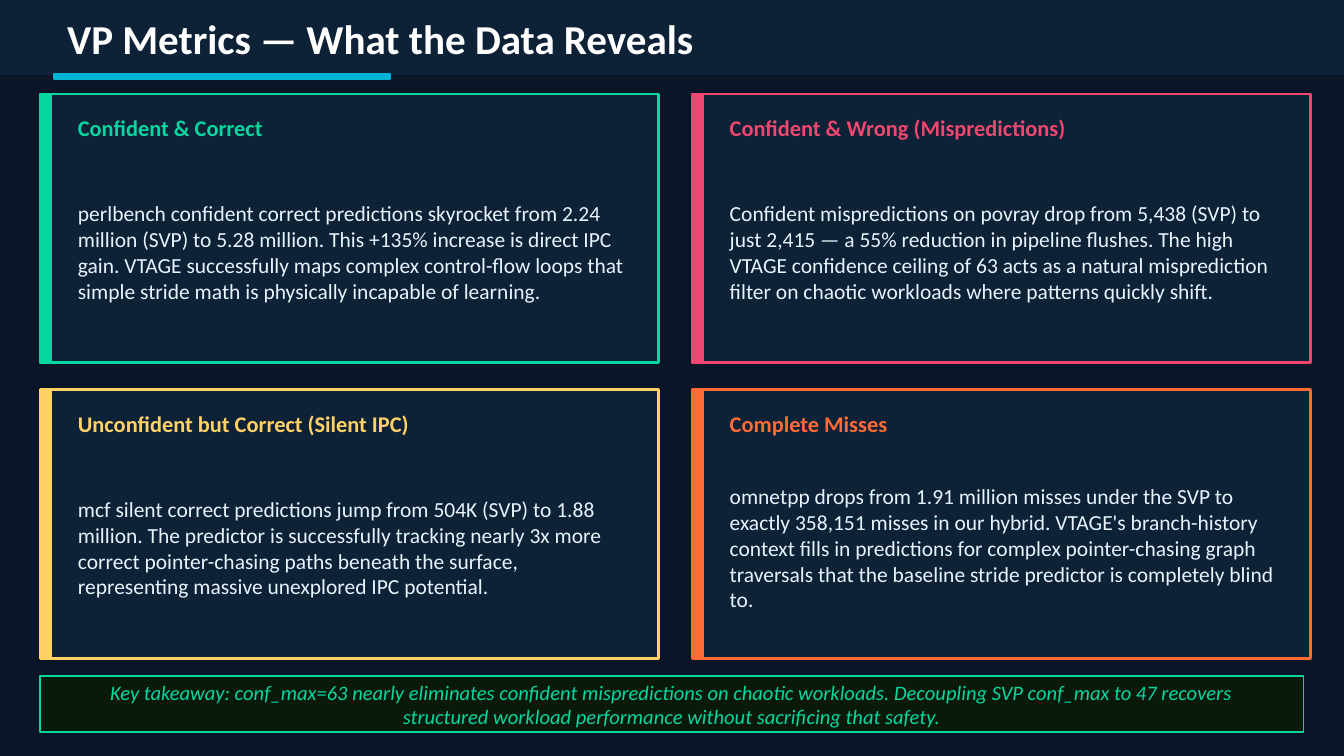
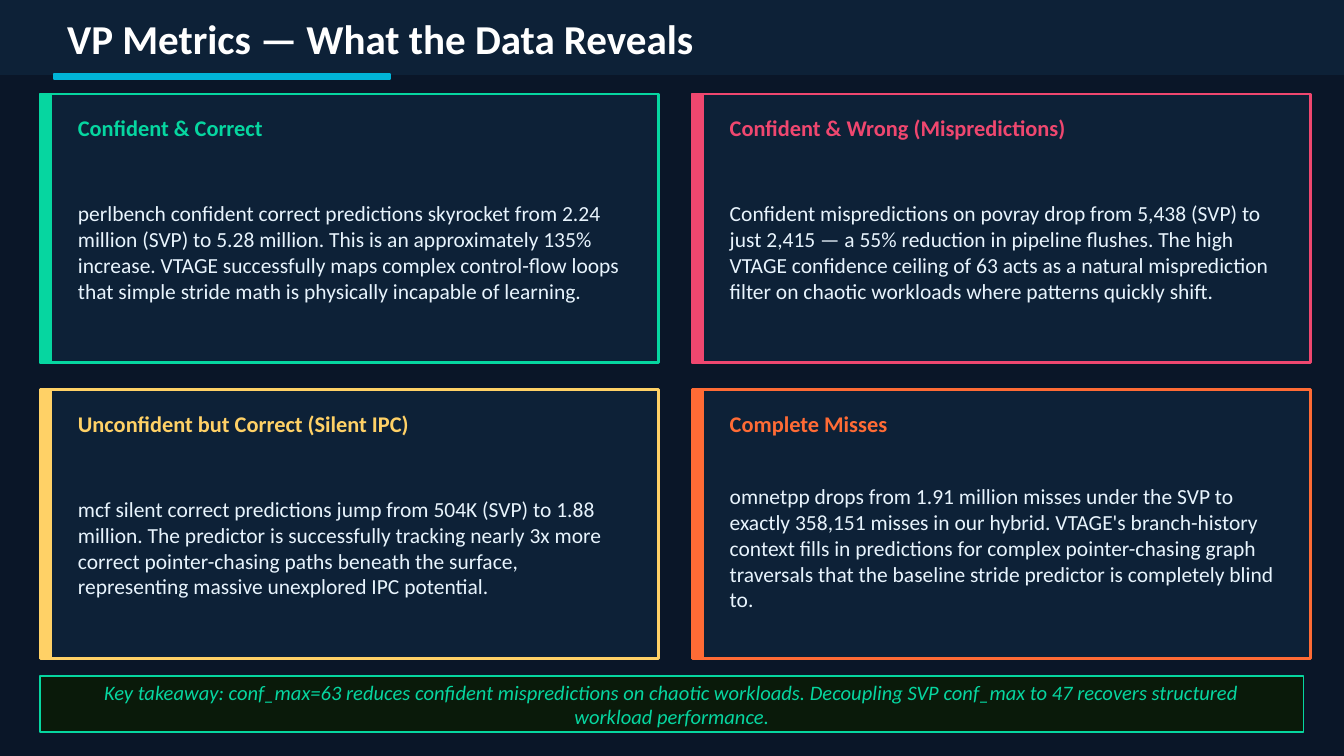
Before and after one commit to atshah29/aadesh-portfolio, a slide deck: slide 10 of public/assets/value-predictor-slides.pptx. Drawn at 1344x756 pixels with LibreOffice and Linux fonts; fonts in the diff are those of the drawing. Boxes give left, top, right and bottom in pixels: in the first picture for what was removed or moved away, otherwise in the second. Text is boxed around its words. In the diff, an @@ line names an element or a change of style, - is before the commit and + after.

```diff
--- a/public/assets/value-predictor-slides.pptx
+++ b/public/assets/value-predictor-slides.pptx
@@ text at (x1=78, y1=206, x2=619, y2=303): text changed @@
-perlbench confident correct predictions skyrocket from 2.24 million (SVP) to 5.28 million. This +135% increase is direct IPC gain. VTAGE successfully maps complex control-flow loops that simple stride math is physically incapable of learning.
+perlbench confident correct predictions skyrocket from 2.24 million (SVP) to 5.28 million. This is an approximately 135% increase. VTAGE successfully maps complex control-flow loops that simple stride math is physically incapable of learning.
@@ text at (x1=104, y1=685, x2=1238, y2=728): text changed @@
-Key takeaway: conf_max=63 nearly eliminates confident mispredictions on chaotic workloads. Decoupling SVP conf_max to 47 recovers structured workload performance without sacrificing that safety.
+Key takeaway: conf_max=63 reduces confident mispredictions on chaotic workloads. Decoupling SVP conf_max to 47 recovers structured workload performance.
```
Also in this commit, not shown: 5 other slides changed, 4 other files.
